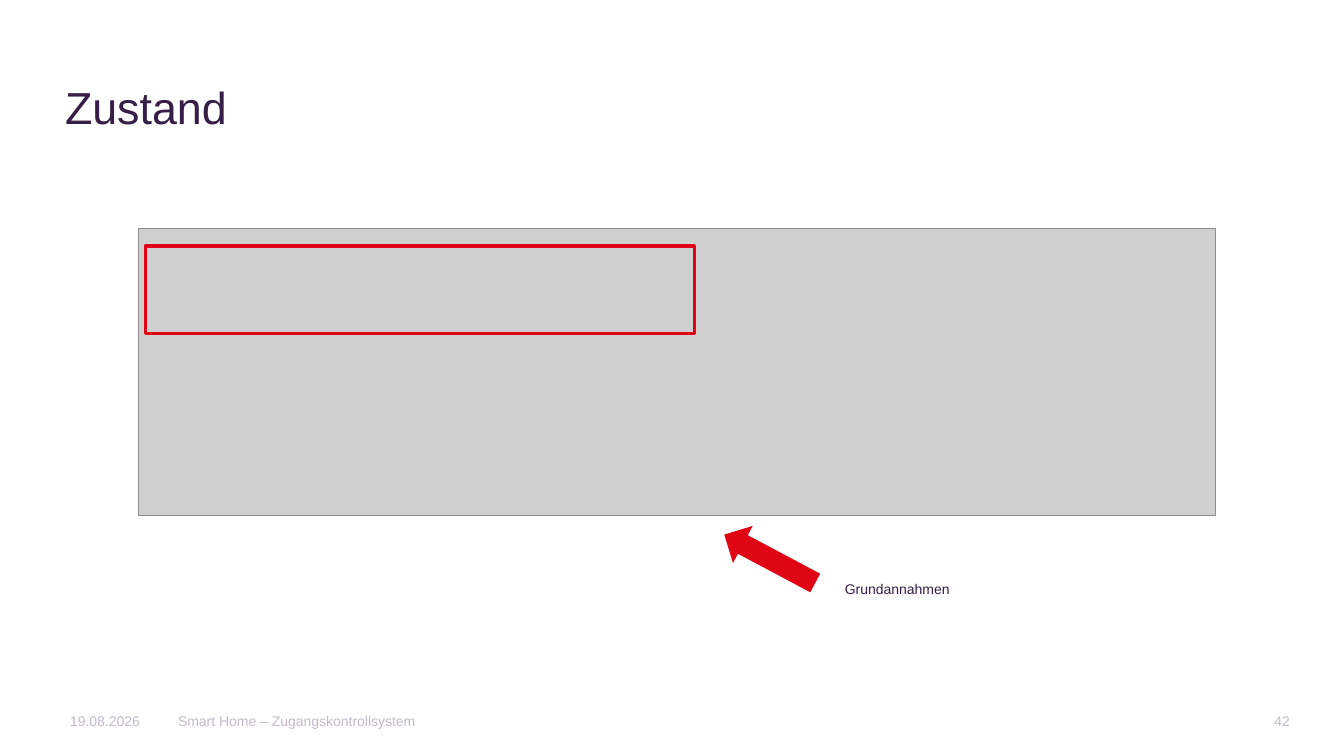
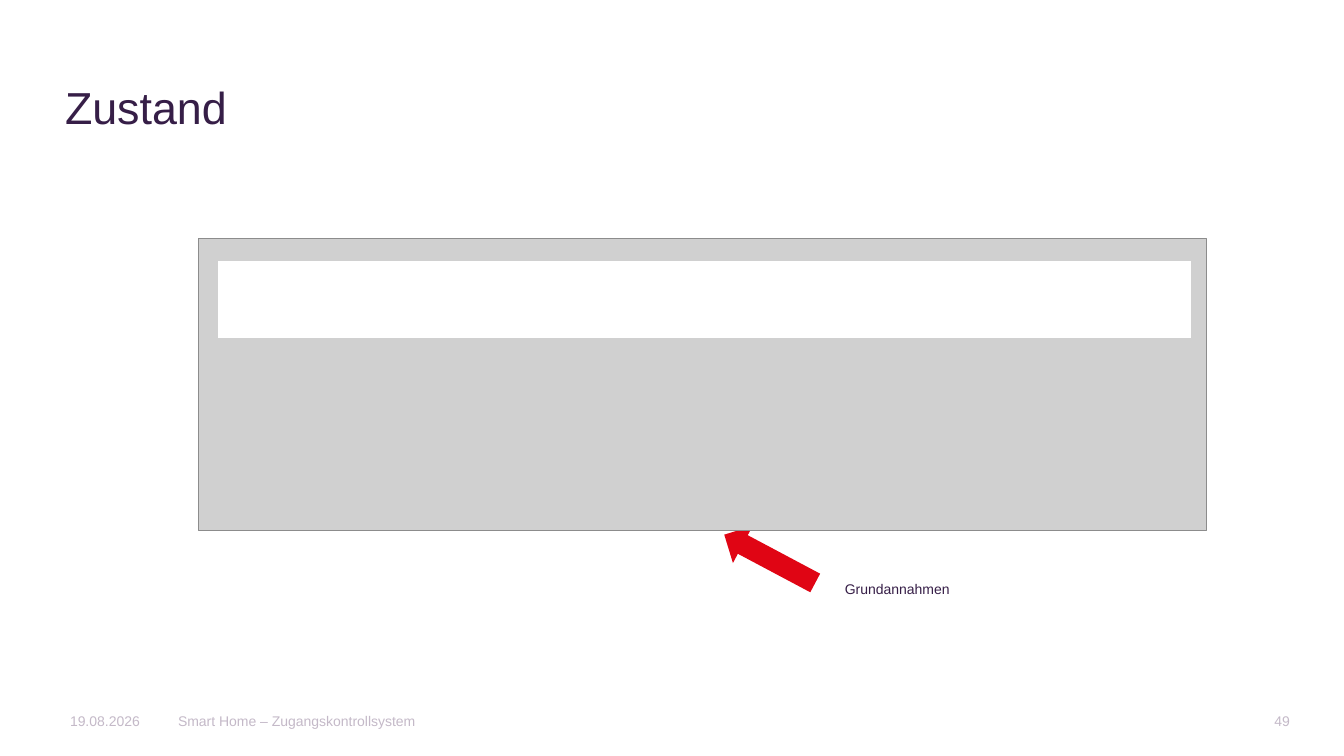
Before and after one commit to AnnaLiviaMartin/rs-smart-home, a slide deck: slide 49 of presentation/Smart_Home_Zugangskontrollsystem.pptx (slide 42 before the commit). Drawn at 1344x756 pixels with LibreOffice and Linux fonts; fonts in the diff are those of the drawing; grey boxes stand for pictures; background and template pictures are left out. Boxes give left, top, right and bottom in pixels: in the first picture for what was removed or moved away, otherwise in the second. Text is boxed around its words. In the diff, an @@ line names an element or a change of style, - is before the commit and + after.

```diff
--- a/presentation/Smart_Home_Zugangskontrollsystem.pptx
+++ b/presentation/Smart_Home_Zugangskontrollsystem.pptx
@@ picture: place and size @@
-picture at (139, 228, 1216, 515)
+picture at (199, 238, 1207, 531)
@@ rectangle removed at (145, 246, 695, 333) @@
@@ rectangle added at (219, 262, 1192, 338), fill #FFFFFF, outline #FFFFFF 0 pt @@
@@ page number at (1274, 716, 1290, 726): text changed @@
-42
+49
```
Also in this commit, not shown: 31 other slides changed, 18 slides added, 2 other files.
